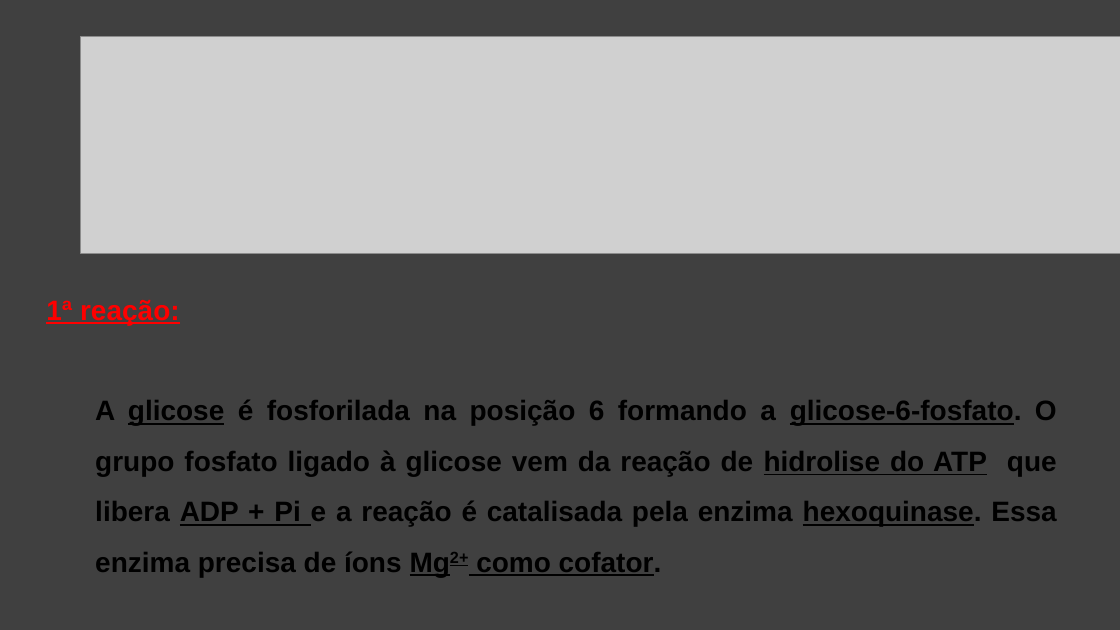
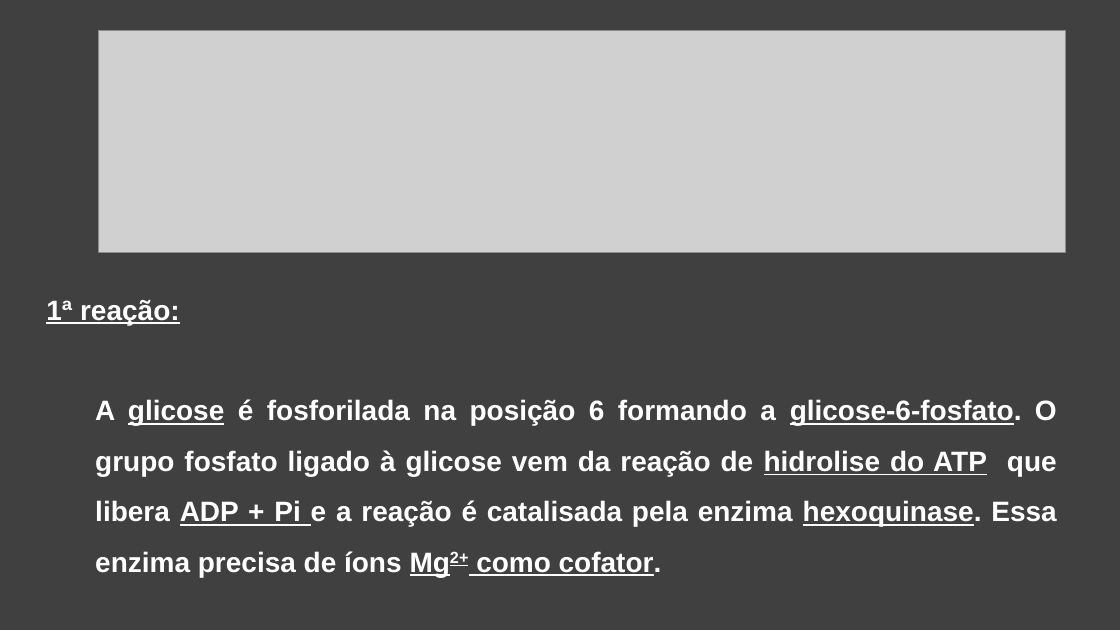
Before and after one commit to daniloasdotcom/Bioquimica-com-Danilo, a slide deck: slide 24 of static/aulas/glicolise.pptx. Drawn at 1120x630 pixels with LibreOffice and Linux fonts; fonts in the diff are those of the drawing; grey boxes stand for pictures. Boxes give left, top, right and bottom in pixels: in the first picture for what was removed or moved away, otherwise in the second. Text is boxed around its words. In the diff, an @@ line names an element or a change of style, - is before the commit and + after.

```diff
--- a/static/aulas/glicolise.pptx
+++ b/static/aulas/glicolise.pptx
@@ picture: place and size @@
-picture at [80, 36, 1120, 253]
+picture at [98, 31, 1065, 253]
@@ text "1ª reação:" at [46, 300, 1057, 577]: text colour #FF0000 to #FFFFFF in "1ª reação:"; text colour #000000 to #FFFFFF @@
```
Also in this commit, not shown: 21 other slides changed, 1 slide added, 1 slide removed, 2 other files.
